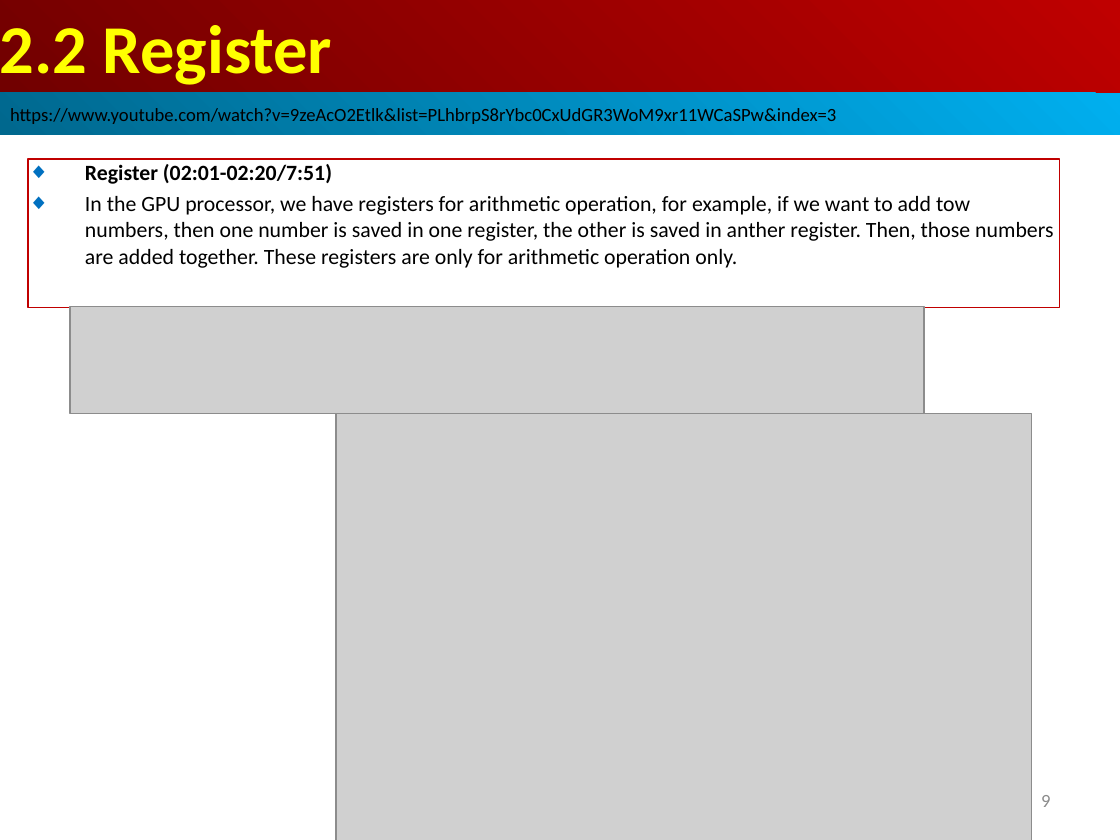
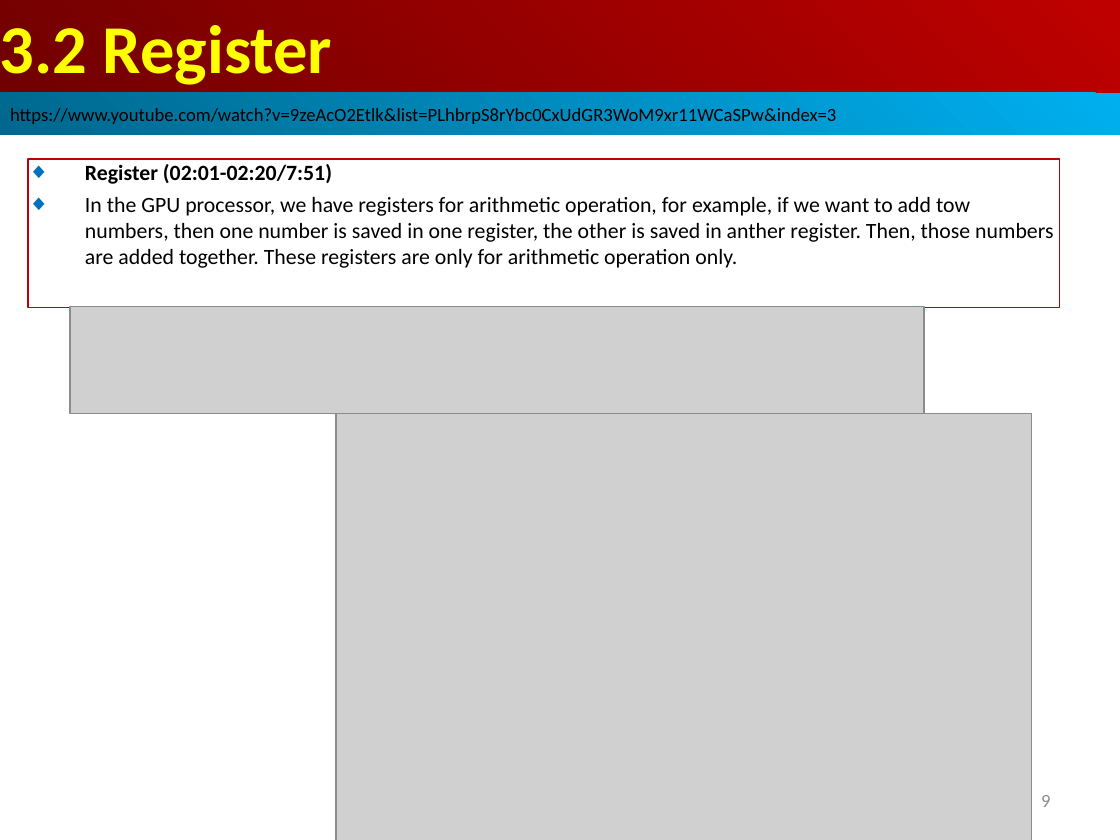
Before and after one commit to peterhchen/AIU_CS330_PM, a slide deck: slide 9 of 001_Cuda/003_GPU_Memory/001_Video/003_GPU_Memory.ppt. Drawn at 1120x840 pixels with LibreOffice and Linux fonts; fonts in the diff are those of the drawing; grey boxes stand for pictures. Boxes give left, top, right and bottom in pixels: in the first picture for what was removed or moved away, otherwise in the second. Text is boxed around its words. In the diff, an @@ line names an element or a change of style, - is before the commit and + after.

```diff
--- a/001_Cuda/003_GPU_Memory/001_Video/003_GPU_Memory.ppt
+++ b/001_Cuda/003_GPU_Memory/001_Video/003_GPU_Memory.ppt
@@ text in rectangle at (0, 25, 332, 85): text changed @@
-2.2 Register
+3.2 Register
```
Also in this commit, not shown: 15 other slides changed.
